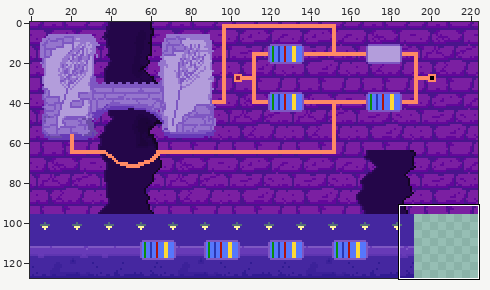
Sprite sheet -- assets/tilemaps/wheatstone_tiles.png. Above: a wide view before the commit, with the close-up outlined.
Close-up. The starting point:
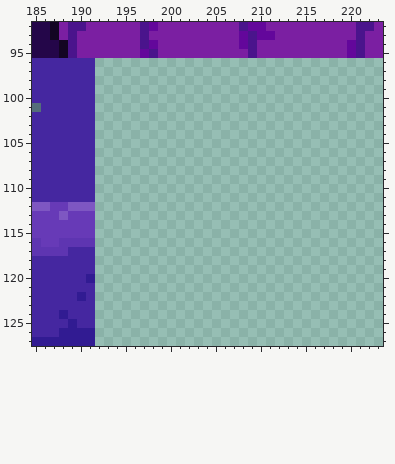
The file is 224x128 pixels. Colours within 5 levels of each other are drawn and written as one. Shown: x 185..223, y 92..127.
The result:
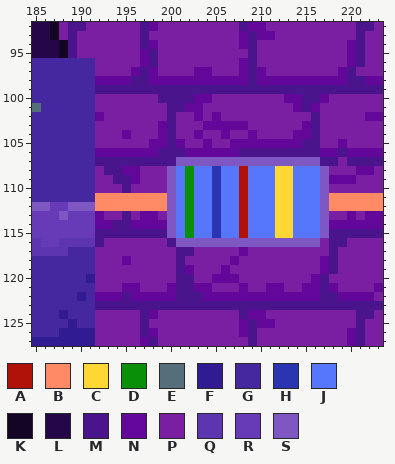
Palette (. is transparent): A #b0120a  B #ff8a65  C #fdd835  D #0a8f08  E #546e7a  F #311b92  G #4527a0  H #2a36b1  J #5677fc  K #130523  L #240649  M #4a148c  N #63079b  P #7b1fa2  Q #5e35b1  R #673ab7  S #7e57c2
Change:
Changed rows in their new state; - is an unchanged pixel.
first column x 192:
 96 PPPPPNMPPPPPPPPPNMPPPPPPPPPPNMPP
 97 PPPPNMNPPPPNNPPPNMNPPPPPPPPNMPPP
 98 NNNNMMNNNNNNNNNNNMNNNNNNNNNNMMNN
 99 MMMMMMMMMMMMMMMMMMMMMMMMMMMMMMMM
100 PPPPPPPMMMMNNPPPPPPPPNNMMNPPPPPP
101 PPPPPPPPMMNNPPPPPPPPPPNMNPPPPPPP
102 NPPPPPPPMPPNPNPPPPPPPPPPMPPPPPNN
103 PPPPPPPNMPPPNNNNNPPPPPPNMPPPPPPP
104 PPPNPPPNMPPNPPNPPNPPPPNNMPPPPPPP
105 PPPPPPNNMNPPNPPNNNNNNNNMMPPNPPPP
106 NNNNNNNMMMNNNNNNMMMMMMMMMNNMNNNN
107 MMMMMMMMMSSSSSSSSSSSSSSSSMMPMMMM
108 PMMNNPPPSJDJJHJJAJJJCCJJJSPPPNNP
109 PPMMNPPPSJDJJHJJAJJJCCJJJSNNNPPP
110 PPPMPPPPSJDJJHJJAJJJCCJJJSPPPPPP
111 BBBBBBBBSJDJJHJJAJJJCCJJJSBBBBBB
112 BBBBBBBBSJDJJHJJAJJJCCJJJSBBBBBB
113 NPPMPNNPSJDJJHJJAJJJCCJJJSPPNPNN
114 NNMMNNNNSJDJJHJJAJJJCCJJJSNNNNNN
115 MMMMMMMMSJDJJHJJAJJJCCJJJSMMMMMM
116 MPPPPPPPMSSSSSSSSSSSSSSSSPMMPPPP
117 PPPPPPPPPMMPPPPPNPPPPPPPPPMPPPPP
118 PPPNPPPPPMPPPPPNPPPPPPPPPNMPPPPP
119 PPPPPPPPPMNPPPNPPPPPPPPPPNMPPPPP
120 PPPPPPPPPMMPPNNNPPPPPPPPNMPPPPPP
121 PPPNNPPPNMMNNPPPNPPNNPPNNMNPPPPN
122 NNNMNNNNNMMMNNNNNNNNNNNNNMMNNNNP
123 MMMMMMMMMMMMMMMMMMMMMMMMMMMMMMMM
124 PPPPPMNPPPPPPPPPMNNPPPPPPPPPPMMP
125 PPPPPMPPPPPPPPPPNMNNPPPPPPPPPMPP
126 PPPPPMNPPPPPPPPPNMPPPPPPPPPPNMPP
127 PPPPPNMPPPPPPPPPPMPPPPPPPPPPNMPP
